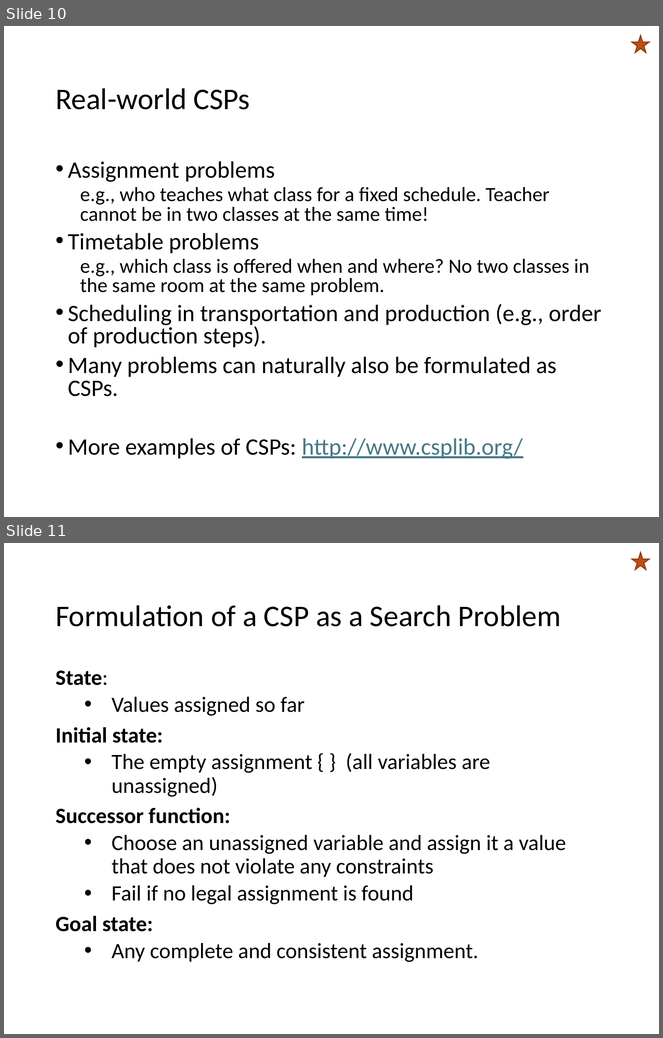
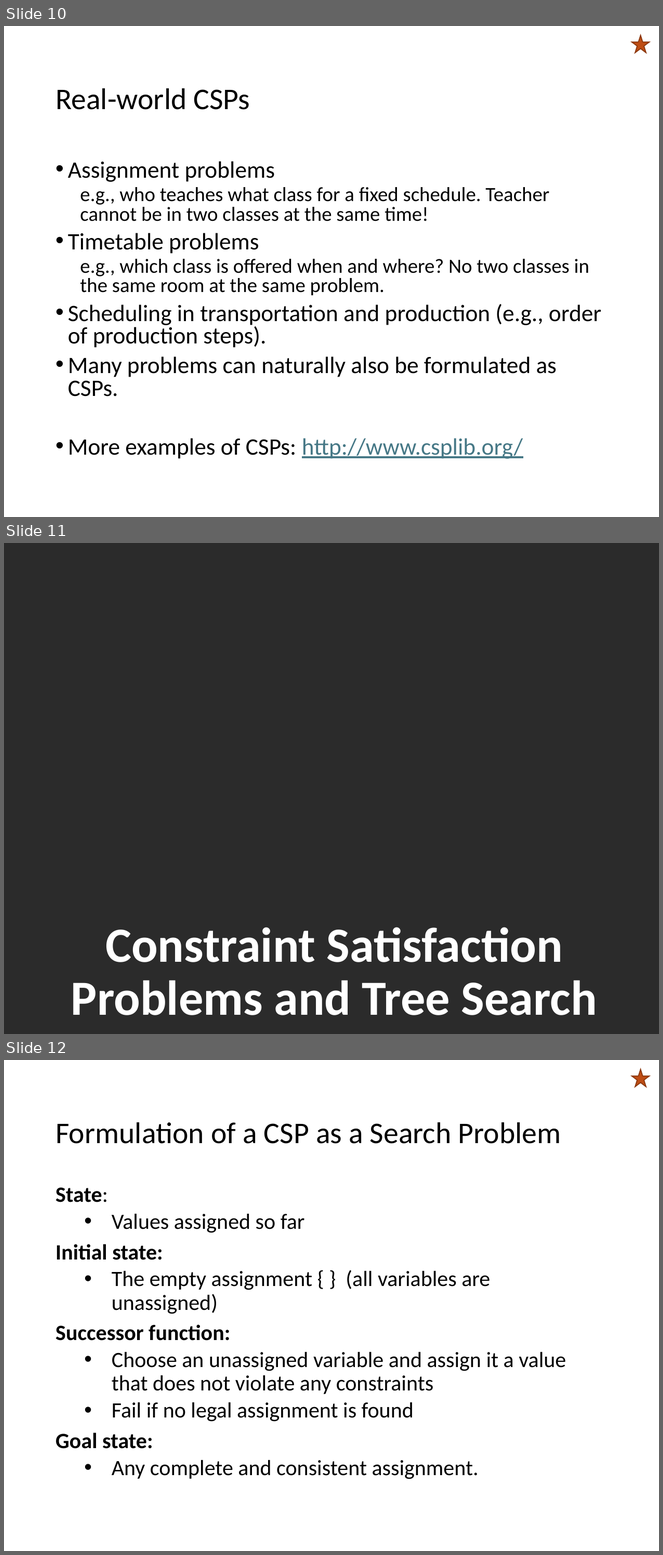
Before and after one commit to mhahsler/CS7320-AI, a slide deck: slides/06_CSP.pptx. Shown one above the other, each under a label of ours: slides 10 and 11 before the commit, slides 10, 11 and 12 after it. The pictures are 663x1038 and 663x1555 pixels, drawn with LibreOffice and Linux fonts; fonts in the diff are those of the drawing; background and template pictures are left out; a plain dark background stands for a picture behind light text. Boxes give left, top, right and bottom in pixels: in the first picture for what was removed or moved away, otherwise in the second. Text is boxed around its words. In the diff, an @@ line names an element or a change of style, - is before the commit and + after.

```diff
--- a/slides/06_CSP.pptx
+++ b/slides/06_CSP.pptx
@@ slide 11 added at box(4, 543, 659, 1034), background picture (left out) @@
@@ title added at box(71, 927, 597, 1016), 54 pt, text #FFFFFF, bold @@
+Constraint Satisfaction Problems and Tree Search
@@ what was slide 11 is now slide 12 @@
```
Also in this commit, not shown: 1 other slide added, 6 other files.
